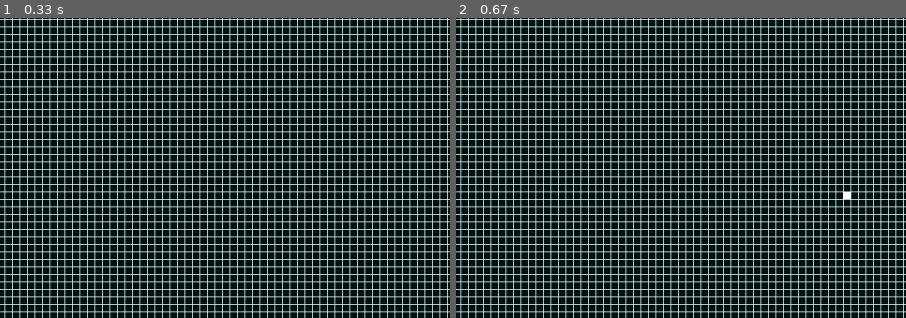
Above: before the commit, frames 1-2 (left to right).
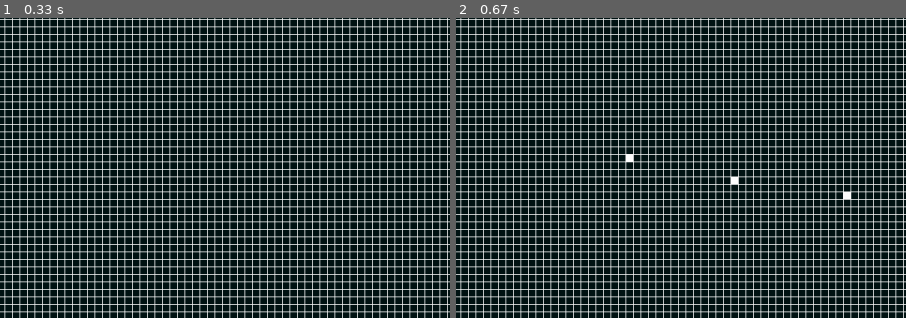
Above: after the commit, the same moments.

Repository: m7pantoja/GameOfLife
Game: pygame game, started from conway.py
The game is run twice, just before and just after one commit, with the same random seed, the same clock (stepped at 60 frames per second) and the same inputs.
Inputs (mouse positions are % of the whole screen's width and height, from its top left):
- Up to frame 1 (0.33 s): no input
- Up to frame 2 (0.67 s): press the mouse at (51, 56) at 0.37 s; move the mouse to (38, 54) at 0.47 s; release the mouse at (26, 51) at 0.6 s
The pictures show only the part of the screen within x 7-57%, y 27-77%; the shares and areas given below are measured in that part.

Frame 1 is identical in both runs. In frame 2, less than 0.1% of the frame differs, in the area x 37-63%, y 45-56%.

Commit message:
implementación de la seleccion multiple

Diff:
--- a/conway.py
+++ b/conway.py
@@ -8,5 +8,4 @@
         game.graphics()
         game.settings()
 
-
 main()
--- a/game_class.py
+++ b/game_class.py
@@ -1,5 +1,4 @@
 import pygame
-import sys
 import grid_class
 
 WHITE = (255,255,255)
@@ -24,7 +23,7 @@
             for event in pygame.event.get():
                 print(event)
                 if event.type == pygame.QUIT:
-                    sys.exit()
+                    quit()
                 if event.type == pygame.MOUSEBUTTONDOWN:
                     if event.button == 1:
                         p = event.pos
@@ -32,6 +31,7 @@
                             self.mode = "Running"
                         else:
                             self.grid.add(grid_class.Grid.pixel_to_coord(p, self.zoom_level))
+                            self.mode = "Selection"
                     if event.button == 3:
                         self.grid.remove(grid_class.Grid.pixel_to_coord(event.pos, self.zoom_level))
                 if event.type == pygame.MOUSEWHEEL:
@@ -44,7 +44,7 @@
             for event in pygame.event.get():
                 print(event)
                 if event.type == pygame.QUIT:
-                    sys.exit()
+                    quit()
                 if event.type == pygame.MOUSEBUTTONDOWN \
                 and event.button == 1 \
                 and self.start_stop_button.collidepoint(event.pos):
@@ -54,6 +54,14 @@
                         self.zoom_level += event.y
                     if (event.y > 0) and (self.zoom_level + event.y < 14):
                         self.zoom_level += event.y
+        if self.mode == "Selection":
+            for event in pygame.event.get():
+                print(event)
+                if event.type != pygame.MOUSEBUTTONUP:
+                    p = event.pos
+                    self.grid.add(grid_class.Grid.pixel_to_coord(p, self.zoom_level))
+                else:
+                    self.mode = "Pause"
 
     def graphics(self):
         self.screen.fill(VERDE_NOCHE)
--- a/grid_class.py
+++ b/grid_class.py
@@ -7,9 +7,28 @@
     def __init__(self,alive_cells = set ()):
         self.array = np.zeros((self.SHAPE))
         for cell in alive_cells:
-            self.array[cell[0]][cell[1]] = 1
+            self.add(cell)
+
+    def __is_close(cell, shape):
+        top_border = cell[1] < 2
+        left_border = cell[0] < 2
+        bottom_border = cell[1] > shape[1] -2
+        right_border = cell[0] > shape[0] -2
+        return (top_border, left_border, bottom_border, right_border)
+
+    def __increase_borders(self, borders):
+        if borders[0]:
+            self.array = np.insert(self.array, 0, np.zeros(self.array.shape[1]), 0)
+        if borders[1]:
+            self.array = np.insert(self.array, 0, np.zeros(self.array.shape[0]), 1)
+        if borders[2]:
+            self.array = np.insert(self.array, self.array.shape[0], np.zeros(self.array.shape[1]), 0)
+        if borders[3]:
+            self.array = np.insert(self.array, self.array.shape[1], np.zeros(self.array.shape[0]), 1)
 
     def add(self, cell):
+        close_borders = Grid.__is_close(cell, self.array.shape)
+        self.__increase_borders(close_borders)
         self.array[cell[0]][cell[1]] = 1
 
     def remove(self, cell):
@@ -41,8 +60,9 @@
                 if ((Grid.__alive_neighbors(self.array,cell) == 2) and (self.array[cell[0]][cell[1]] == 1)):
                     new_alive_cells.add(cell)
 
-        new_grid = Grid(new_alive_cells)
-        self.array = new_grid.array
+        self.array.fill(0)
+        for cell in new_alive_cells:
+            self.add(cell)
 
     def cell_dim(zoom_level):
         dim_values = [1, 2, 4, 5, 8, 10, 16, 20, 25, 40, 50, 80, 100, 200, 400]
